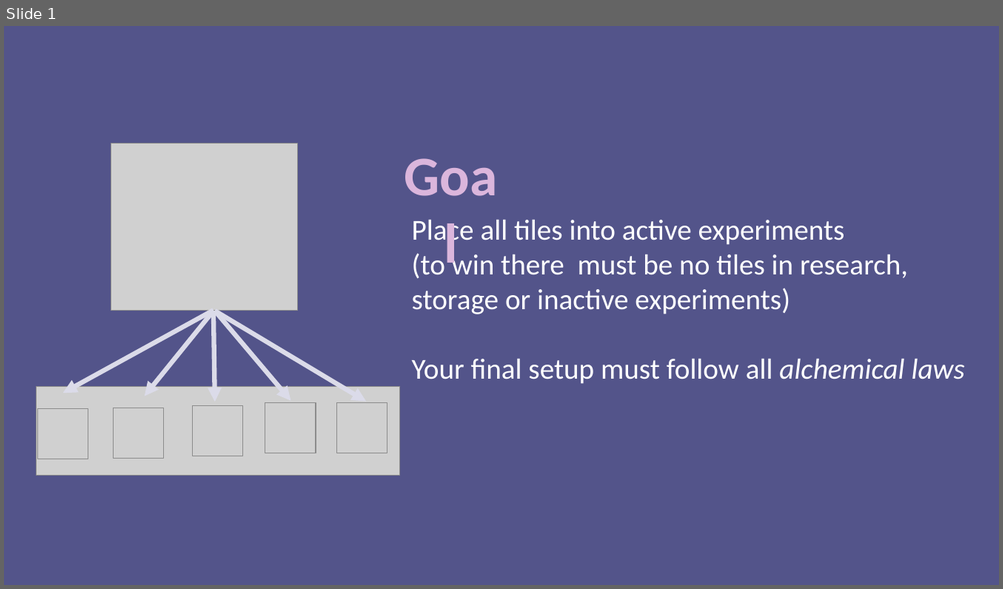
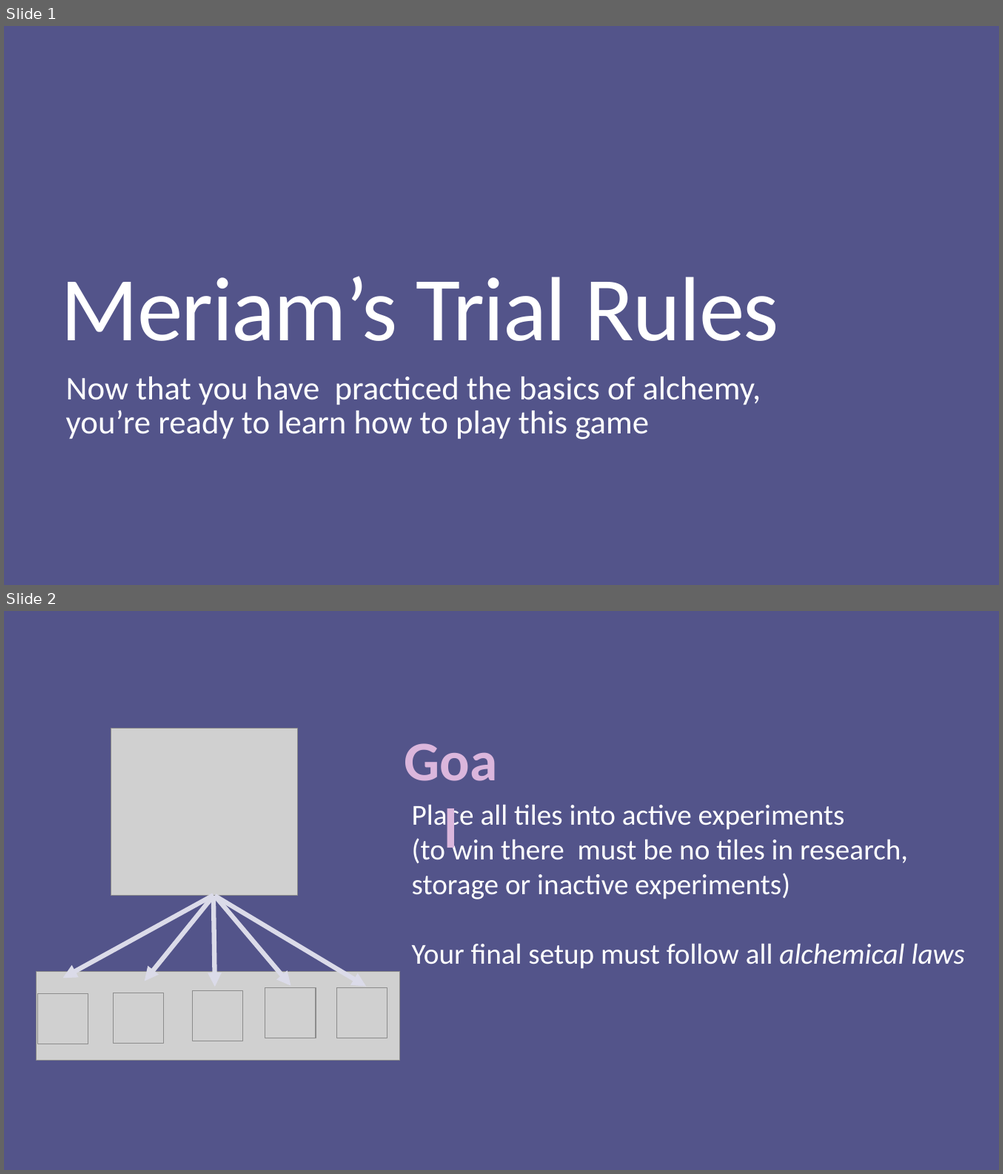
Before and after one commit to ninjacreeper47/Meriam-s-Trial, a slide deck: Assets/How to Play/Instructions.pptx. Shown one above the other, each under a label of ours: slide 1 before the commit, slides 1 and 2 after it. The pictures are 1003x589 and 1003x1174 pixels, drawn with LibreOffice and Linux fonts; fonts in the diff are those of the drawing; grey boxes stand for pictures. Boxes give left, top, right and bottom in pixels: in the first picture for what was removed or moved away, otherwise in the second. Text is boxed around its words. In the diff, an @@ line names an element or a change of style, - is before the commit and + after.

```diff
--- a/Assets/How to Play/Instructions.pptx
+++ b/Assets/How to Play/Instructions.pptx
@@ slide 1 added at box(4, 26, 999, 585), background #53548A @@
@@ title added at box(61, 276, 780, 341), 88 pt, text #FFFFFF @@
+Meriam’s Trial Rules
@@ subtitle added at box(66, 377, 761, 440), 32 pt, text #FFFFFF @@
+Now that you have practiced the basics of alchemy, you’re ready to learn how to play this game
@@ what was slide 1 is now slide 2 @@
```
Also in this commit, not shown: 1 slide changed, 7 other files.
